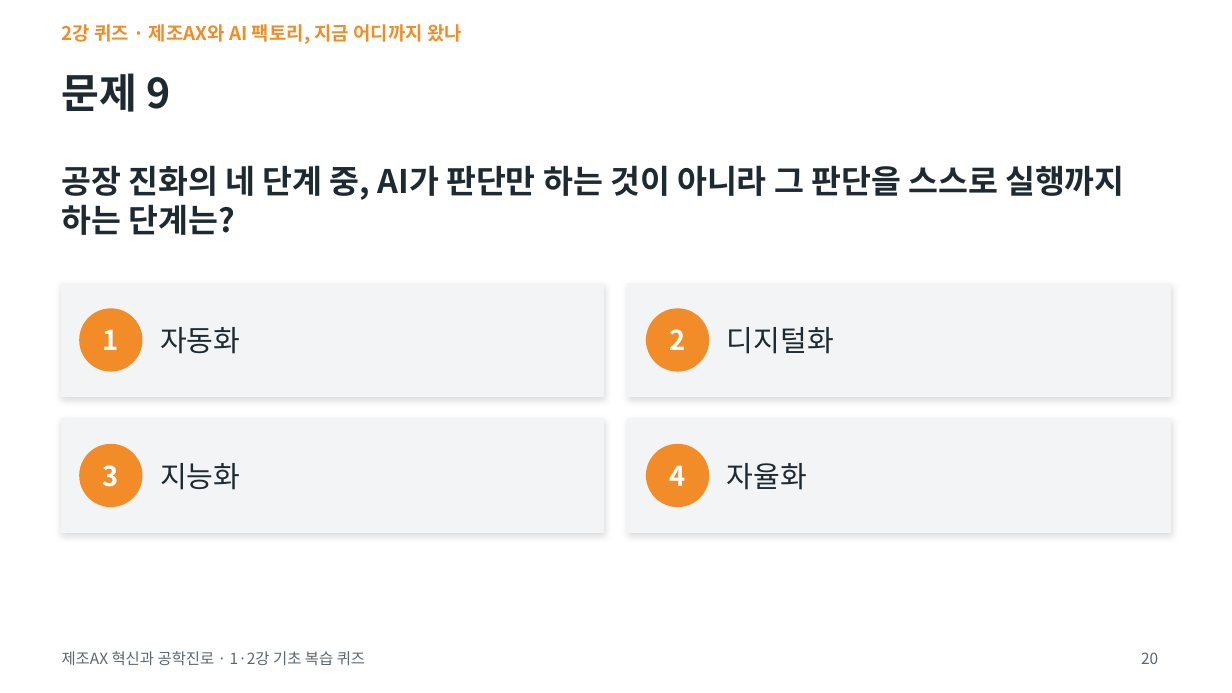
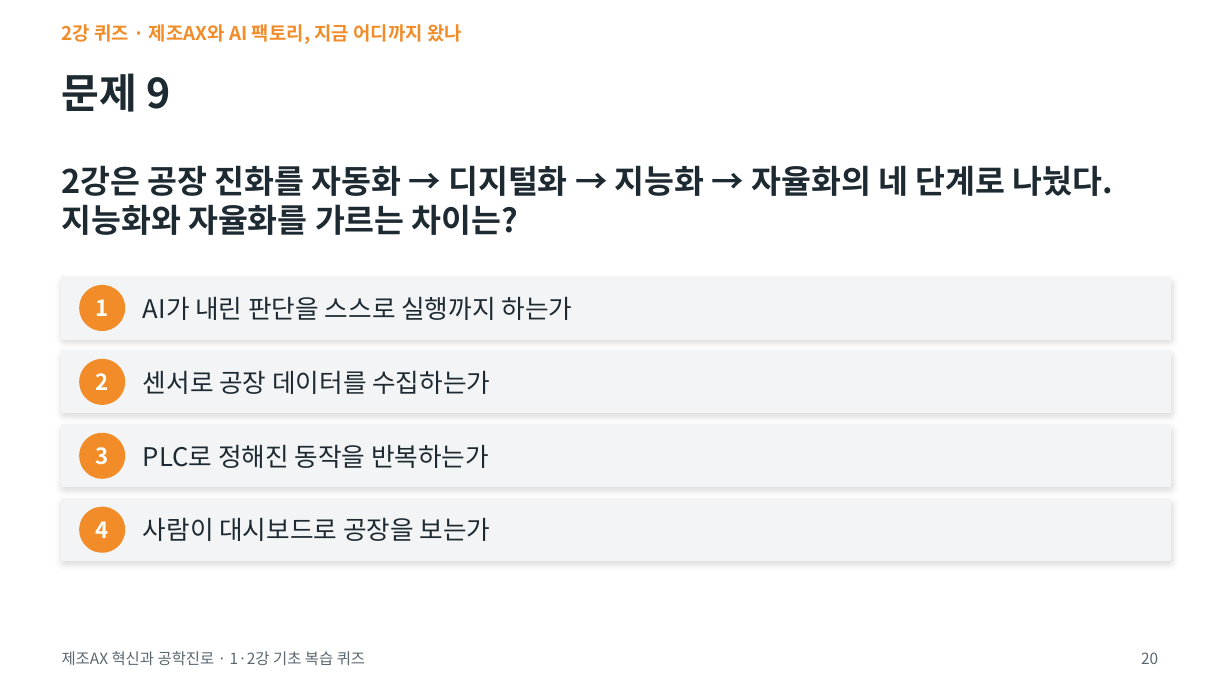
Before and after one commit to ykkimhgu/Intro-MCE-Freshman-Course, a slide deck: slide 20 of quiz12/1-2강_기초복습퀴즈.pptx. Drawn at 1232x693 pixels with LibreOffice and Linux fonts; fonts in the diff are those of the drawing. Boxes give left, top, right and bottom in pixels: in the first picture for what was removed or moved away, otherwise in the second. Text is boxed around its words. In the diff, an @@ line names an element or a change of style, - is before the commit and + after.

```diff
--- a/quiz12/1-2강_기초복습퀴즈.pptx
+++ b/quiz12/1-2강_기초복습퀴즈.pptx
@@ text at [62,165,1112,235]: text changed @@
-공장 진화의 네 단계 중, AI가 판단만 하는 것이 아니라 그 판단을 스스로 실행까지 하는 단계는?
+2강은 공장 진화를 자동화 → 디지털화 → 지능화 → 자율화의 네 단계로 나눴다. 지능화와 자율화를 가르는 차이는?
@@ rectangle: place and size @@
-rectangle at [62,283,604,397]
+rectangle at [62,277,1170,339]
@@ text "1": place and size @@
-text "1" at [103,329,119,350]
+text "1" at [96,299,109,316]
@@ ellipse: place and size @@
-ellipse at [80,309,142,371]
+ellipse at [80,286,124,330]
@@ text at [143,296,572,320]: text changed; size 17 to 15 pt @@
-자동화
+AI가 내린 판단을 스스로 실행까지 하는가
@@ rectangle: place and size @@
-rectangle at [628,283,1170,397]
+rectangle at [62,351,1170,413]
@@ text "2": place and size @@
-text "2" at [669,329,685,350]
+text "2" at [96,373,109,390]
@@ ellipse: place and size @@
-ellipse at [647,309,708,371]
+ellipse at [80,360,124,404]
@@ text at [143,370,490,394]: text changed; size 17 to 15 pt @@
-디지털화
+센서로 공장 데이터를 수집하는가
@@ rectangle: place and size @@
-rectangle at [62,419,604,532]
+rectangle at [62,425,1170,487]
@@ text "3": place and size @@
-text "3" at [103,465,119,487]
+text "3" at [96,447,109,465]
@@ ellipse: place and size @@
-ellipse at [80,445,142,506]
+ellipse at [80,434,124,478]
@@ text at [143,444,489,468]: text changed; size 17 to 15 pt @@
-지능화
+PLC로 정해진 동작을 반복하는가
@@ text removed at [727,463,807,490] @@
-자율화
@@ rectangle: place and size @@
-rectangle at [628,419,1170,532]
+rectangle at [62,499,1170,561]
@@ size 16 to 13 pt in 4 elements at [96,447,109,465], [96,299,109,316], [96,373,109,390], [96,521,109,538] @@
@@ text "4": place and size @@
-text "4" at [669,465,685,486]
+text "4" at [96,521,109,538]
@@ ellipse: place and size @@
-ellipse at [647,445,708,506]
+ellipse at [80,508,124,552]
@@ text added at [143,517,491,541], 15 pt, text #1E2A32 @@
+사람이 대시보드로 공장을 보는가
```
Also in this commit, not shown: 26 other slides changed, 3 slides added, 3 slides removed, 20 other files.
